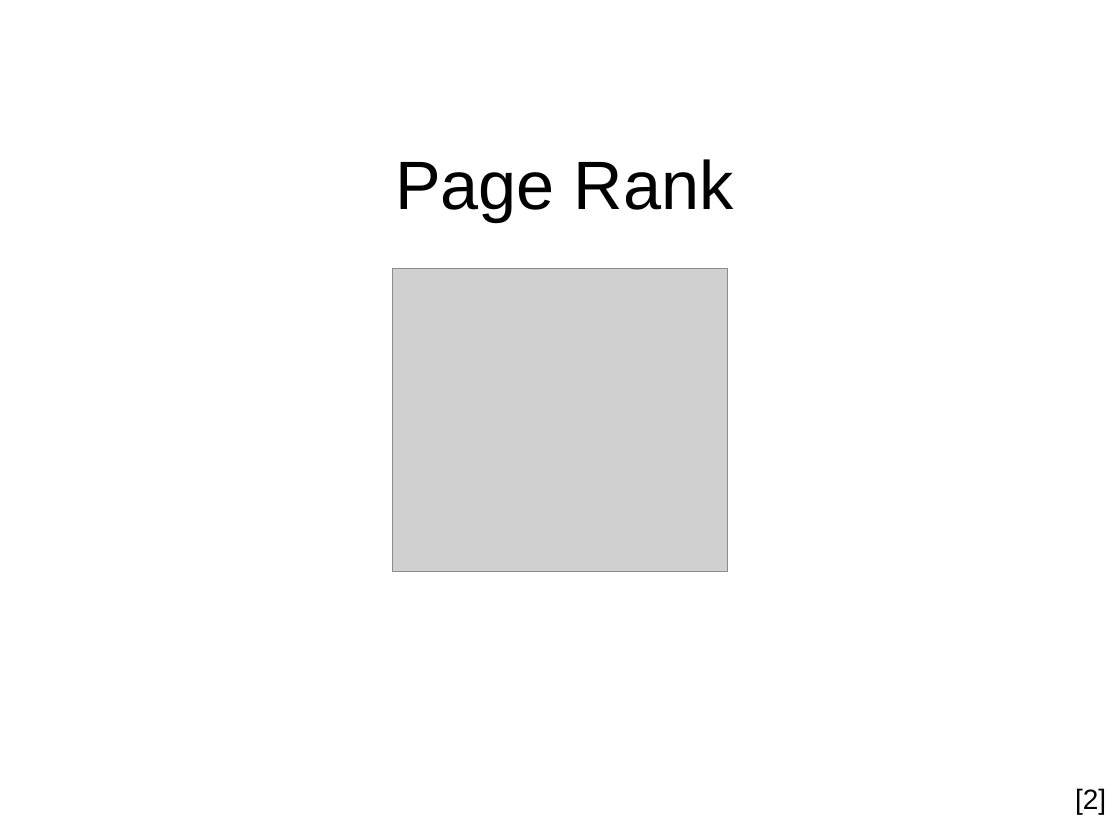
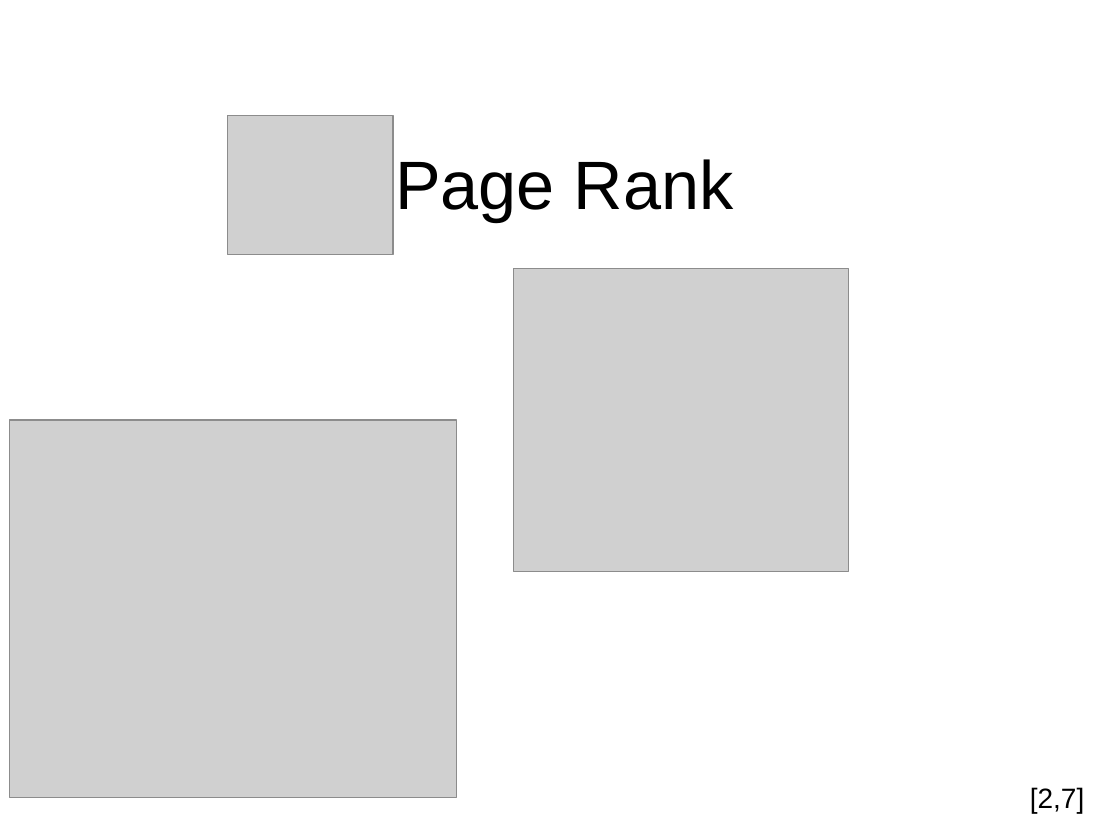
Before and after one commit to nicomp42/CS7081Spring2016Group01FinalProject, a slide deck: slide 2 of Team 01 Final Project.pptx. Drawn at 1120x840 pixels with LibreOffice and Linux fonts; fonts in the diff are those of the drawing; grey boxes stand for pictures; background and template pictures are left out. Boxes give left, top, right and bottom in pixels: in the first picture for what was removed or moved away, otherwise in the second. Text is boxed around its words. In the diff, an @@ line names an element or a change of style, - is before the commit and + after.

```diff
--- a/Team 01 Final Project.pptx
+++ b/Team 01 Final Project.pptx
@@ picture added at [227,115,393,254] @@
@@ picture: place and size @@
-picture at [393,269,728,572]
+picture at [513,269,848,572]
@@ picture added at [9,420,456,797] @@
@@ text at [1030,787,1084,813]: text changed @@
-[2]
+[2,7]
```
Also in this commit, not shown: 2 other slides changed, 2 slides added, 1 other file.
